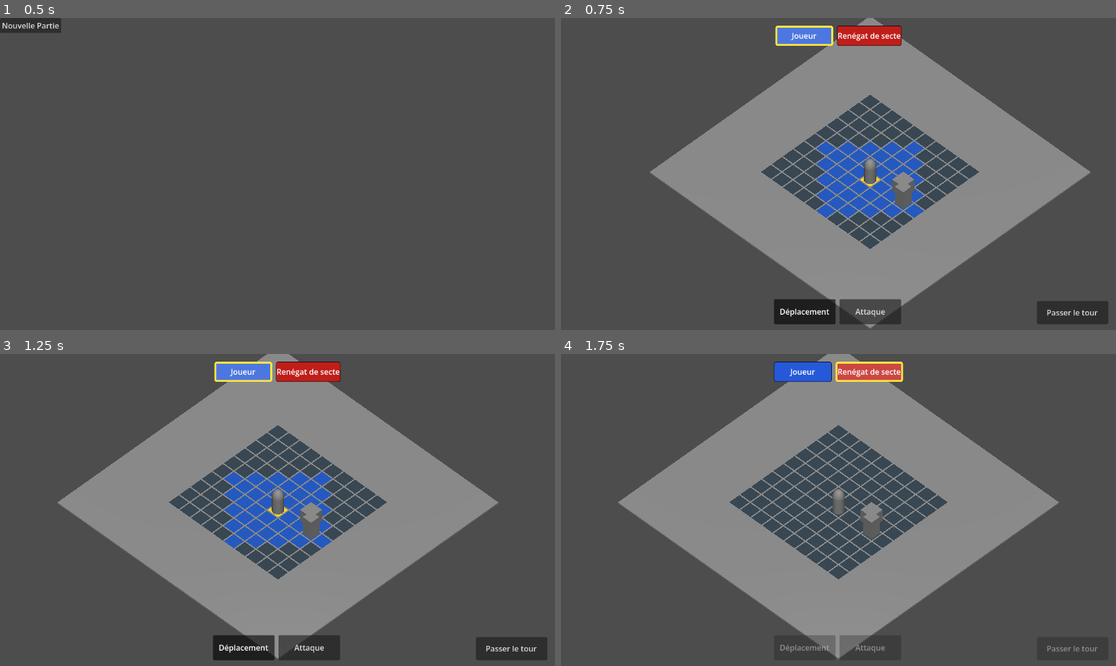
Above: before the commit, frames 1-4 (two rows, left to right).
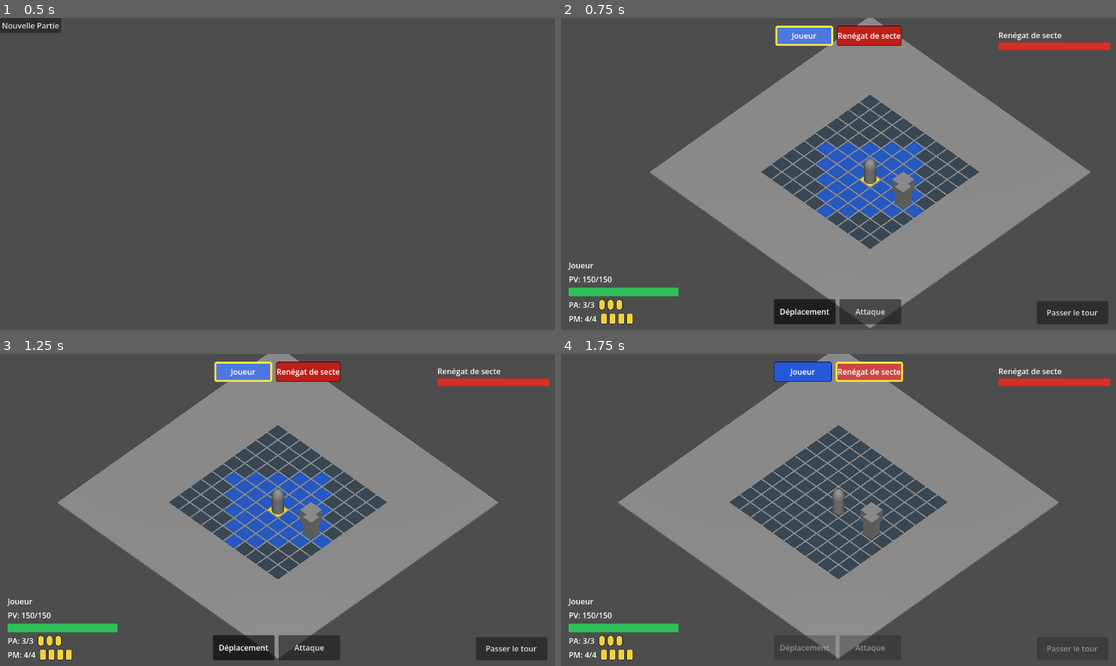
Above: after the commit, the same moments.

Repository: sillpct/lagoutte
Game: Godot game, scene res://scenes/main/main.tscn
The game is run twice, just before and just after one commit, with the same random seed, the same clock (stepped at 60 frames per second) and the same inputs.
Inputs (mouse positions are in pixels of both pictures, inside the frame that each line leads up to):
- Up to frame 1 (0.5 s): no input
- Up to frame 2 (0.75 s): click "Nouvelle Partie" at 0.5 s
- Up to frame 3 (1.25 s): no input
- Up to frame 4 (1.75 s): tap Enter (ui_accept) at 1.25, 1.52 s; move the mouse to (960, 494) at 1.27 s; hold Right (ui_right) from 1.28 s (still down); hold T (end_turn) from 1.28 s (still down); click (960, 494) at 1.42 s

Frame 1 is identical in both runs. In frame 2, 1.7% of the frame differs, in the area x 1-99%, y 4-99%; in frame 3, 1.7%; in frame 4, 1.7%.

Commit message:
feat: barres de ressources PV/PA/PM (UI combat)

Diff:
--- a/scenes/combat/combat_attack.gd
+++ b/scenes/combat/combat_attack.gd
@@ -87,6 +87,7 @@
 	var damage := get_attack_damage(attacker)
 	var target_pv := target.get("pv") as Stat
 	target_pv.reduce(damage)
+	combat_manager.notify_unit_resources_changed(target)
 	print(
 		attacker.name, " attaque ", target.name,
 		" — dégâts: ", damage,
--- a/scenes/combat/combat_manager.gd
+++ b/scenes/combat/combat_manager.gd
@@ -52,6 +52,11 @@
 	unit_resources_changed.emit(unit)
 	if _event_bus != null:
 		_event_bus.turn_started.emit(unit)
+
+func notify_unit_resources_changed(unit: Node3D) -> void:
+	if unit == null:
+		return
+	unit_resources_changed.emit(unit)
 
 func end_turn() -> void:
 	if units.is_empty():
--- a/scenes/combat/combat_ui.gd
+++ b/scenes/combat/combat_ui.gd
@@ -5,6 +5,10 @@
 const ENEMY_COLOR := Color(0.75, 0.12, 0.10)
 const ACTIVE_BORDER_COLOR := Color(1.0, 0.9, 0.25)
 const INACTIVE_BORDER_COLOR := Color(0.04, 0.05, 0.07)
+const PLAYER_HP_COLOR := Color(0.18, 0.75, 0.35)
+const ENEMY_HP_COLOR := Color(0.85, 0.18, 0.14)
+const RESOURCE_ACTIVE_COLOR := Color(0.95, 0.82, 0.25)
+const RESOURCE_EMPTY_COLOR := Color(0.16, 0.17, 0.19)
 
 @export var combat_manager: CombatManager
 @export var combat_movement: CombatMovement
@@ -13,6 +17,15 @@
 @onready var movement_button: Button = $Root/ActionBar/ActionButtons/MovementButton
 @onready var attack_button: Button = $Root/ActionBar/ActionButtons/AttackButton
 @onready var end_turn_button: Button = $Root/BottomBar/EndTurnButton
+@onready var player_hp_label: Label = $Root/PlayerResourcePanel/PlayerResources/PlayerHPLabel
+@onready var player_hp_bar: ProgressBar = $Root/PlayerResourcePanel/PlayerResources/PlayerHPBar
+@onready var pa_label: Label = $Root/PlayerResourcePanel/PlayerResources/PARow/PALabel
+@onready var pa_pips: HBoxContainer = $Root/PlayerResourcePanel/PlayerResources/PARow/PAPips
+@onready var pm_label: Label = $Root/PlayerResourcePanel/PlayerResources/PMRow/PMLabel
+@onready var pm_pips: HBoxContainer = $Root/PlayerResourcePanel/PlayerResources/PMRow/PMPips
+@onready var enemy_resource_panel: MarginContainer = $Root/EnemyResourcePanel
+@onready var enemy_name_label: Label = $Root/EnemyResourcePanel/EnemyResources/EnemyNameLabel
+@onready var enemy_hp_bar: ProgressBar = $Root/EnemyResourcePanel/EnemyResources/EnemyHPBar
 
 var _event_bus = null
 
@@ -38,6 +51,7 @@
 	refresh_turn_order()
 	_refresh_end_turn_button()
 	_refresh_action_buttons()
+	_refresh_resource_bars()
 
 func refresh_turn_order() -> void:
 	for child in turn_order_bar.get_children():
@@ -112,11 +126,13 @@
 	refresh_turn_order()
 	_refresh_end_turn_button()
 	_refresh_action_buttons()
+	_refresh_resource_bars()
 
 func _on_unit_removed_from_tree() -> void:
 	call_deferred("refresh_turn_order")
 	call_deferred("_refresh_end_turn_button")
 	call_deferred("_refresh_action_buttons")
+	call_deferred("_refresh_resource_bars")
 
 func _refresh_end_turn_button() -> void:
 	if combat_manager == null:
@@ -170,3 +186,105 @@
 
 func _on_unit_resources_changed(_unit: Node3D) -> void:
 	_refresh_action_buttons()
+	_refresh_resource_bars()
+
+func _refresh_resource_bars() -> void:
+	if combat_manager == null or combat_movement == null:
+		return
+
+	var player_unit := combat_movement.active_unit
+	_refresh_unit_hp(player_unit, player_hp_bar, player_hp_label, PLAYER_HP_COLOR)
+	_refresh_player_pa_pm(player_unit)
+	_refresh_enemy_hp()
+
+func _refresh_unit_hp(unit: Node3D, hp_bar: ProgressBar, hp_label: Label, hp_color: Color) -> void:
+	var pv := _get_unit_pv(unit)
+	if pv == null:
+		hp_bar.max_value = 1.0
+		hp_bar.value = 0.0
+		if hp_label != null:
+			hp_label.text = "PV: 0/0"
+		return
+
+	hp_bar.max_value = max(1, pv.max_value)
+	hp_bar.value = clampi(pv.current_value, 0, pv.max_value)
+	hp_bar.add_theme_stylebox_override("fill", _create_bar_fill_style(hp_color))
+	if hp_label != null:
+		hp_label.text = "PV: %d/%d" % [pv.current_value, pv.max_value]
+
+func _refresh_player_pa_pm(player_unit: Node3D) -> void:
+	var pa_current := combat_manager.get_pa_current(player_unit)
+	var pa_max := combat_manager.get_pa_max(player_unit)
+	var pm_current := combat_manager.get_pm_current(player_unit)
+	var pm_max := combat_manager.get_pm_max(player_unit)
+
+	pa_label.text = "PA: %d/%d" % [pa_current, pa_max]
+	pm_label.text = "PM: %d/%d" % [pm_current, pm_max]
+	_rebuild_resource_pips(pa_pips, pa_current, pa_max, true)
+	_rebuild_resource_pips(pm_pips, pm_current, pm_max, false)
+
+func _refresh_enemy_hp() -> void:
+	var enemy := _get_first_enemy_unit()
+	if enemy == null:
+		enemy_resource_panel.hide()
+		return
+
+	enemy_resource_panel.show()
+	enemy_name_label.text = _get_unit_label(enemy)
+	_refresh_unit_hp(enemy, enemy_hp_bar, null, ENEMY_HP_COLOR)
+
+func _rebuild_resource_pips(container: HBoxContainer, current_value: int, max_value: int, is_round: bool) -> void:
+	for child in container.get_children():
+		child.queue_free()
+
+	for index in range(max_value):
+		var pip := Panel.new()
+		pip.custom_minimum_size = Vector2(14.0, 14.0)
+		pip.add_theme_stylebox_override(
+			"panel",
+			_create_pip_style(index < current_value, is_round)
+		)
+		container.add_child(pip)
+
+func _create_pip_style(is_active: bool, is_round: bool) -> StyleBoxFlat:
+	var style := StyleBoxFlat.new()
+	style.bg_color = RESOURCE_ACTIVE_COLOR if is_active else RESOURCE_EMPTY_COLOR
+	style.border_width_left = 1
+	style.border_width_top = 1
+	style.border_width_right = 1
+	style.border_width_bottom = 1
+	style.border_color = INACTIVE_BORDER_COLOR
+	if is_round:
+		style.corner_radius_top_left = 8
+		style.corner_radius_top_right = 8
+		style.corner_radius_bottom_left = 8
+		style.corner_radius_bottom_right = 8
+	else:
+		style.corner_radius_top_left = 2
+		style.corner_radius_top_right = 2
+		style.corner_radius_bottom_left = 2
+		style.corner_radius_bottom_right = 2
+	return style
+
+func _create_bar_fill_style(color: Color) -> StyleBoxFlat:
+	var style := StyleBoxFlat.new()
+	style.bg_color = color
+	style.corner_radius_top_left = 2
+	style.corner_radius_top_right = 2
+	style.corner_radius_bottom_left = 2
+	style.corner_radius_bottom_right = 2
+	return style
+
+func _get_unit_pv(unit: Node3D) -> Stat:
+	if unit == null or not is_instance_valid(unit):
+		return null
+	return unit.get("pv") as Stat
+
+func _get_first_enemy_unit() -> Node3D:
+	if combat_manager == null or combat_movement == null:
+		return null
+
+	for unit in combat_manager.units:
+		if unit != combat_movement.active_unit and unit != null and is_instance_valid(unit):
+			return unit
+	return null
--- a/scenes/combat/combat_ui.tscn
+++ b/scenes/combat/combat_ui.tscn
@@ -30,6 +30,95 @@
 layout_mode = 2
 alignment = 1
 theme_override_constants/separation = 8
+mouse_filter = 2
+
+[node name="EnemyResourcePanel" type="MarginContainer" parent="Root"]
+visible = false
+layout_mode = 1
+anchors_preset = 1
+anchor_left = 1.0
+anchor_right = 1.0
+offset_left = -256.0
+offset_top = 16.0
+offset_bottom = 72.0
+grow_horizontal = 0
+theme_override_constants/margin_left = 12
+theme_override_constants/margin_top = 8
+theme_override_constants/margin_right = 12
+theme_override_constants/margin_bottom = 8
+mouse_filter = 2
+
+[node name="EnemyResources" type="VBoxContainer" parent="Root/EnemyResourcePanel"]
+layout_mode = 2
+mouse_filter = 2
+
+[node name="EnemyNameLabel" type="Label" parent="Root/EnemyResourcePanel/EnemyResources"]
+layout_mode = 2
+text = "Renégat"
+
+[node name="EnemyHPBar" type="ProgressBar" parent="Root/EnemyResourcePanel/EnemyResources"]
+custom_minimum_size = Vector2(220, 16)
+layout_mode = 2
+show_percentage = false
+
+[node name="PlayerResourcePanel" type="MarginContainer" parent="Root"]
+layout_mode = 1
+anchors_preset = 2
+anchor_top = 1.0
+anchor_bottom = 1.0
+offset_top = -132.0
+offset_right = 260.0
+grow_vertical = 0
+theme_override_constants/margin_left = 16
+theme_override_constants/margin_top = 12
+theme_override_constants/margin_right = 16
+theme_override_constants/margin_bottom = 12
+mouse_filter = 2
+
+[node name="PlayerResources" type="VBoxContainer" parent="Root/PlayerResourcePanel"]
+layout_mode = 2
+theme_override_constants/separation = 6
+mouse_filter = 2
+
+[node name="PlayerNameLabel" type="Label" parent="Root/PlayerResourcePanel/PlayerResources"]
+layout_mode = 2
+text = "Joueur"
+
+[node name="PlayerHPLabel" type="Label" parent="Root/PlayerResourcePanel/PlayerResources"]
+layout_mode = 2
+text = "PV: 0/0"
+
+[node name="PlayerHPBar" type="ProgressBar" parent="Root/PlayerResourcePanel/PlayerResources"]
+custom_minimum_size = Vector2(220, 18)
+layout_mode = 2
+show_percentage = false
+
+[node name="PARow" type="HBoxContainer" parent="Root/PlayerResourcePanel/PlayerResources"]
+layout_mode = 2
+theme_override_constants/separation = 8
+mouse_filter = 2
+
+[node name="PALabel" type="Label" parent="Root/PlayerResourcePanel/PlayerResources/PARow"]
+layout_mode = 2
+text = "PA: 0/0"
+
+[node name="PAPips" type="HBoxContainer" parent="Root/PlayerResourcePanel/PlayerResources/PARow"]
+layout_mode = 2
+theme_override_constants/separation = 4
+mouse_filter = 2
+
+[node name="PMRow" type="HBoxContainer" parent="Root/PlayerResourcePanel/PlayerResources"]
+layout_mode = 2
+theme_override_constants/separation = 8
+mouse_filter = 2
+
+[node name="PMLabel" type="Label" parent="Root/PlayerResourcePanel/PlayerResources/PMRow"]
+layout_mode = 2
+text = "PM: 0/0"
+
+[node name="PMPips" type="HBoxContainer" parent="Root/PlayerResourcePanel/PlayerResources/PMRow"]
+layout_mode = 2
+theme_override_constants/separation = 4
 mouse_filter = 2
 
 [node name="ActionBar" type="MarginContainer" parent="Root"]
